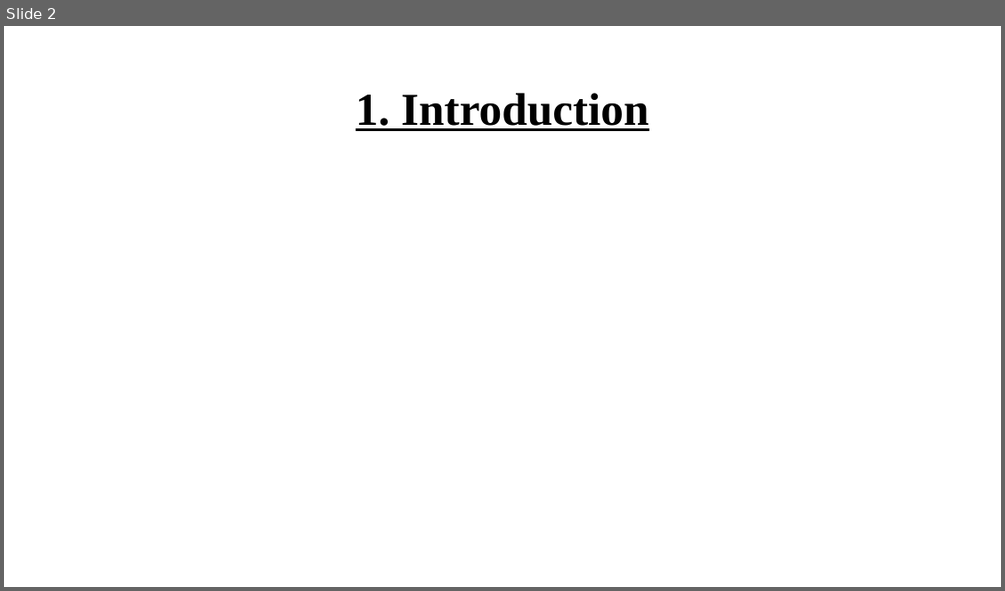
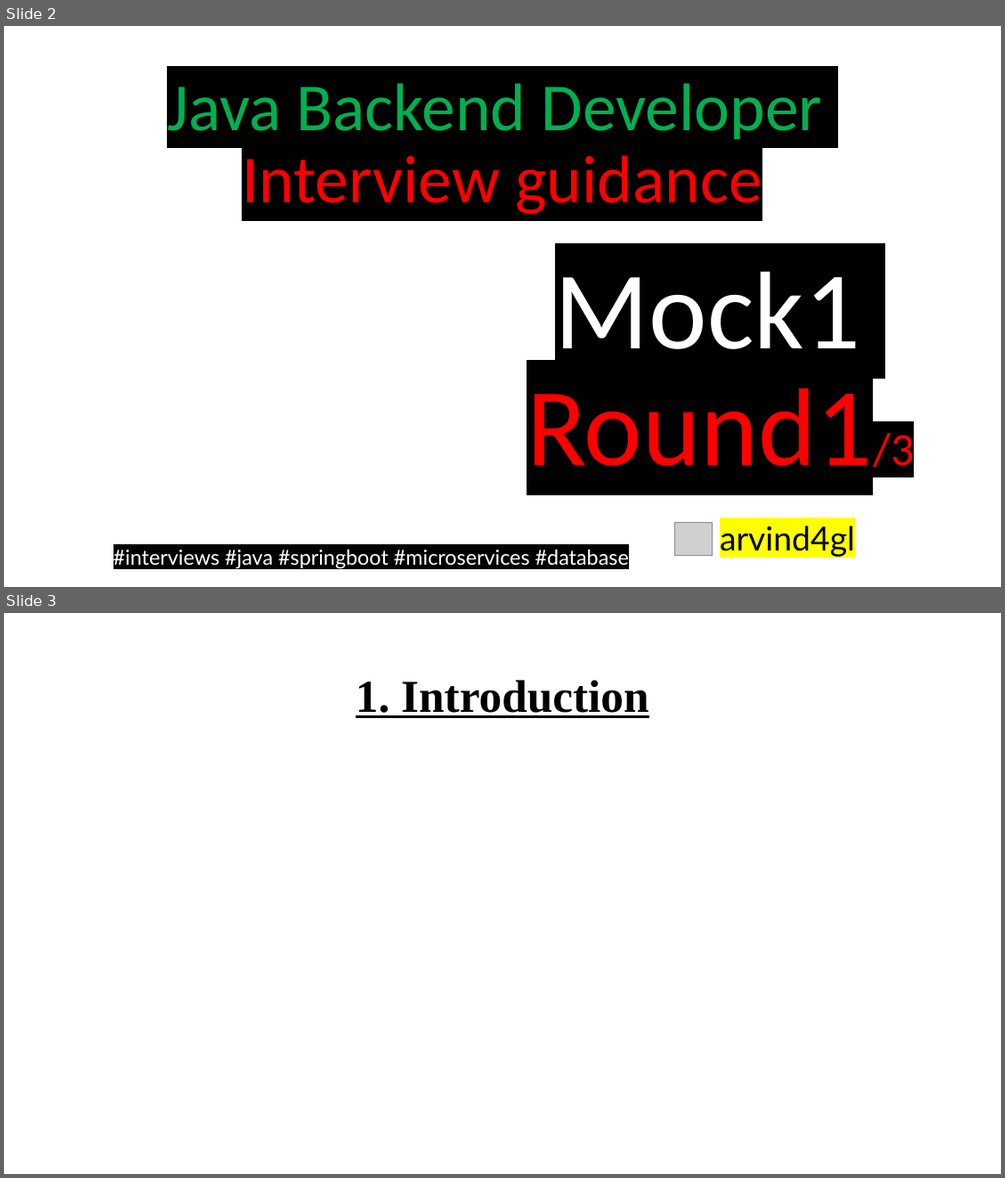
Before and after one commit to codefarm0/interview-preparation, a slide deck: Java Backend Developer Mock Interviews/mock1/Java Backend Developer Mock Interviews.pptx. Shown one above the other, each under a label of ours: slide 2 before the commit, slides 2 and 3 after it. The pictures are 1005x591 and 1005x1178 pixels, drawn with LibreOffice and Linux fonts; fonts in the diff are those of the drawing; grey boxes stand for pictures; background and template pictures are left out. Boxes give left, top, right and bottom in pixels: in the first picture for what was removed or moved away, otherwise in the second. Text is boxed around its words. In the diff, an @@ line names an element or a change of style, - is before the commit and + after.

```diff
--- a/Java Backend Developer Mock Interviews/mock1/Java Backend Developer Mock Interviews.pptx
+++ b/Java Backend Developer Mock Interviews/mock1/Java Backend Developer Mock Interviews.pptx
@@ slide 2 added at (4, 26, 1001, 587), background picture (left out) @@
@@ title added at (167, 83, 822, 214), 64.8 pt, text #00B050 @@
+Java Backend Developer
+Interview guidance
@@ subtitle added at (526, 271, 914, 467), 106.4 pt, text #FF0000 @@
+Mock1
+Round1/3
@@ picture added at (674, 523, 712, 556) @@
@@ text added at (720, 525, 855, 556), 32 pt, text #000000 @@
+arvind4gl
@@ text added at (113, 548, 629, 569), 20 pt, text #FFFFFF @@
+#interviews #java #springboot #microservices #database
@@ what was slide 2 is now slide 3 @@
```
Also in this commit, not shown: 1 slide changed, 19 other slides added, 3 other files.
